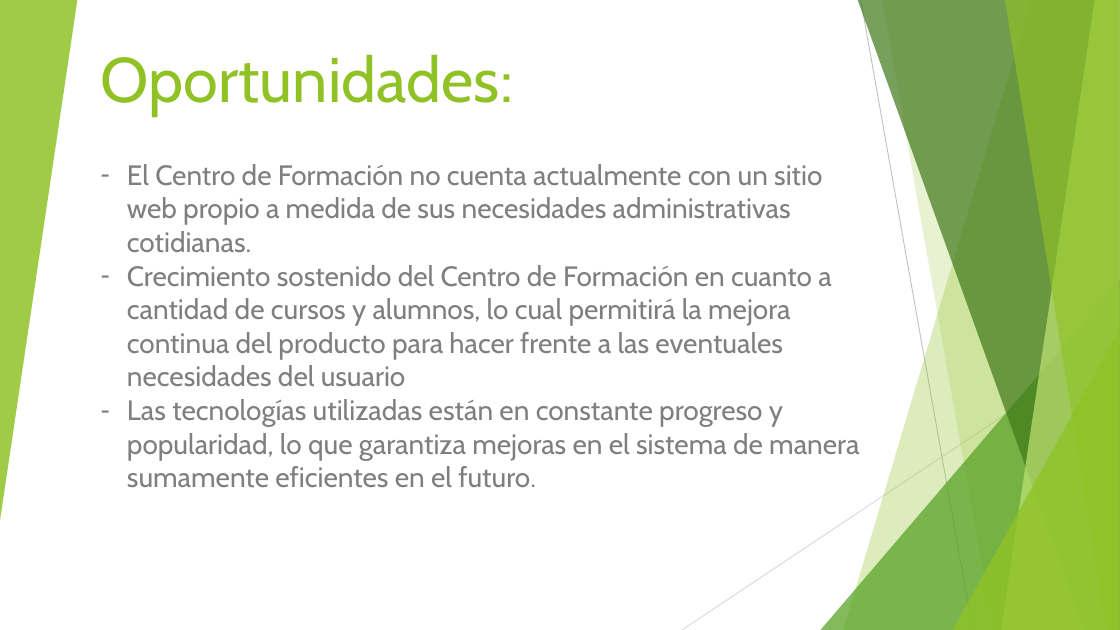
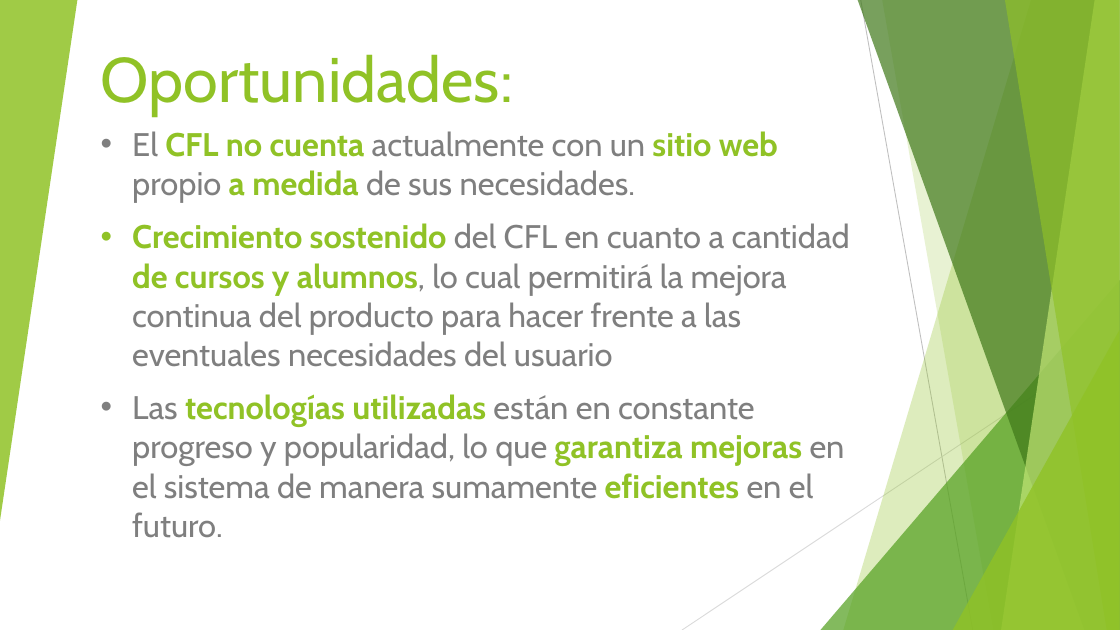
Before and after one commit to mariela21180/institucional-cfp, a slide deck: slide 21 of - Presentacion/Filminas.pps. Drawn at 1120x630 pixels with LibreOffice and Linux fonts; fonts in the diff are those of the drawing. Boxes give left, top, right and bottom in pixels: in the first picture for what was removed or moved away, otherwise in the second. Text is boxed around its words. In the diff, an @@ line names an element or a change of style, - is before the commit and + after.

Commit message:
Finalizacion de videos y filminas para presentacion

```diff
--- a/- Presentacion/Filminas.pps
+++ b/- Presentacion/Filminas.pps
@@ text at bbox=[132, 131, 850, 367]: text changed; size 24 to 28 pt @@
-– El Centro de Formación no cuenta actualmente con un sitio web propio a medida de sus necesidades administrativas cotidianas.
-– Crecimiento sostenido del Centro de Formación en cuanto a cantidad de cursos y alumnos, lo cual permitirá la mejora continua del producto para hacer frente a las eventuales necesidades del usuario
+• El CFL no cuenta actualmente con un sitio web propio a medida de sus necesidades.
+• Crecimiento sostenido del CFL en cuanto a cantidad de cursos y alumnos, lo cual permitirá la mejora continua del producto para hacer frente a las eventuales necesidades del usuario
@@ text at bbox=[132, 394, 845, 538]: size 24 to 28 pt in "Las tecnologías utilizadas están en constante progreso ..."; text colour #7F7F7F to #90C226, bold on in "tecnologías utilizadas garantiza mejoras eficientes"; bullet - to •; more space between paragraphs @@
```
Also in this commit, not shown: 6 other slides changed, 1 slide added, 1 slide removed, 1 other file.
